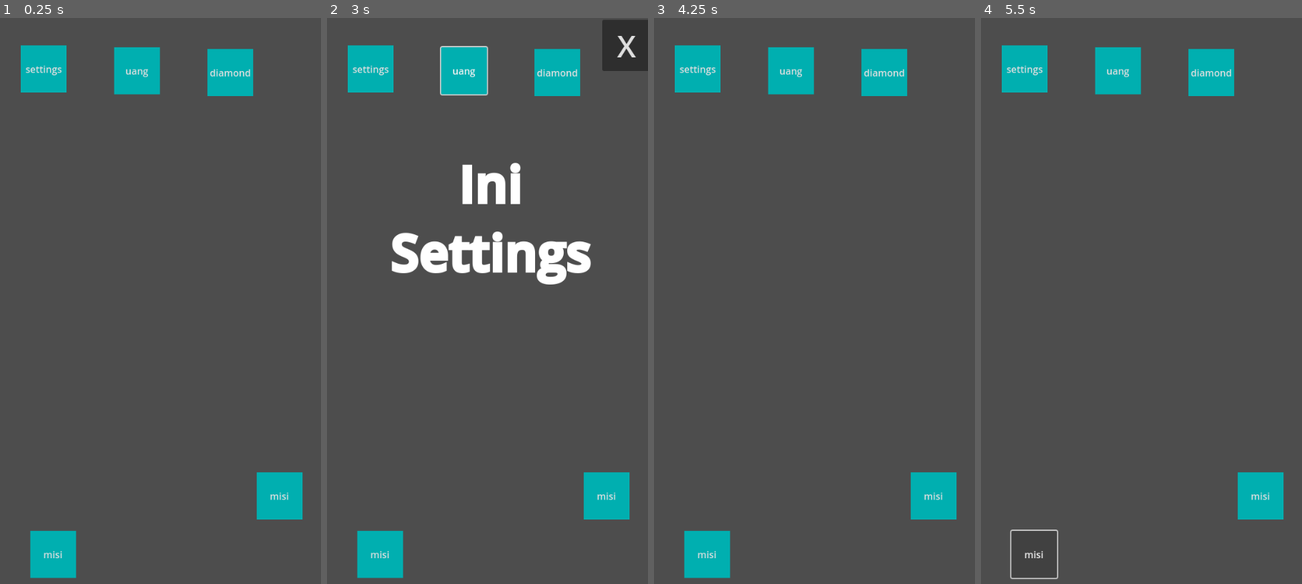
Above: before the commit, frames 1-4 (left to right).
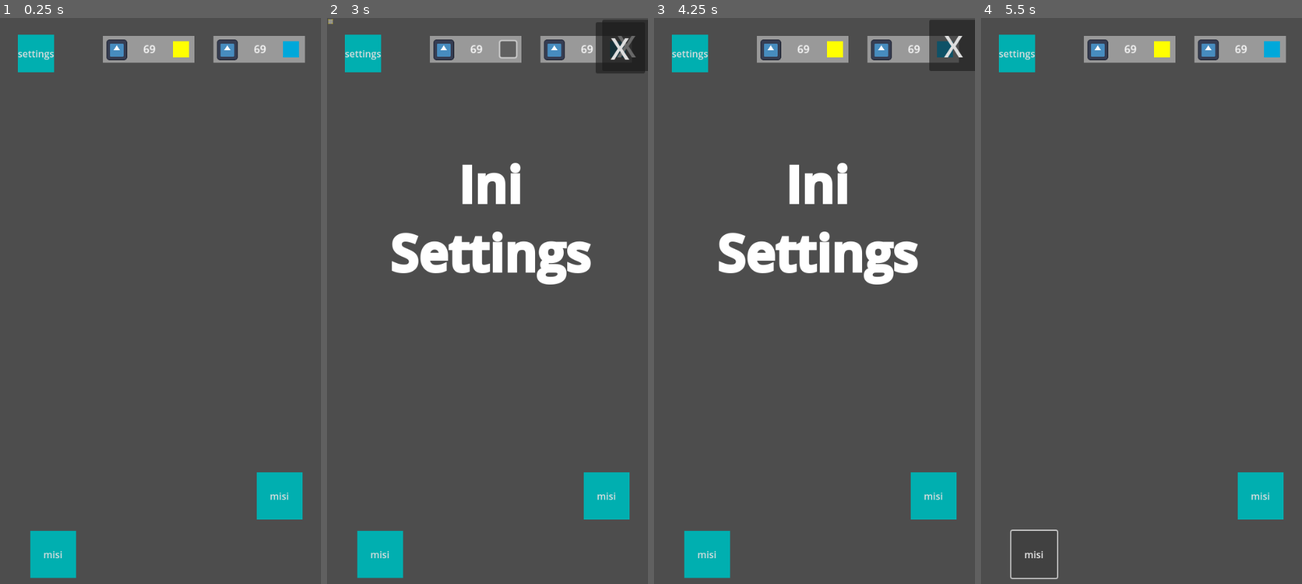
Above: after the commit, the same moments.

Repository: raihanakbr/furry-project
Game: Godot game, scene res://Scenes/Scene.tscn
Two runs of this game, one before a commit and one after it. Both use one fixed random seed, a clock stepped at 60 frames per second and the inputs below. The engine's default icon, where the game draws it, is replaced by a stand-in: a white triangle on a blue panel in a dark square.
Inputs (mouse positions are in pixels of both pictures, inside the frame that each line leads up to):
- Up to frame 1 (0.25 s): no input
- Up to frame 2 (3 s): click "settings" at 0.5 s; click (558, 74) at 1.25 s, where only the run before the commit has a clickable "diamond"; click (465, 68) at 2 s, where only the run before the commit has a clickable "uang"; click (506, 51) at 2.77 s
- Up to frame 3 (4.25 s): click (946, 51) at 3.52 s
- Up to frame 4 (5.5 s): click (1279, 46) at 4.25 s, where only the run after the commit has a clickable "X"; click "misi" at 5 s

The runs differ from the first frame. In frame 1, 5.4% of the frame differs, in the area x 5-96%, y 2-14%; in frame 2, 5.2%; in frame 3, 9.6%, in the area x 5-100%, y 0-48%; in frame 4, 5.4%.

Commit message:
nambahin store sementara

Diff:
--- /dev/null
+++ b/Scenes/UI/Store/store.gd
@@ -0,0 +1,15 @@
+extends Panel
+
+
+# Called when the node enters the scene tree for the first time.
+func _ready() -> void:
+	pass # Replace with function body.
+
+
+# Called every frame. 'delta' is the elapsed time since the previous frame.
+func _process(delta: float) -> void:
+	pass
+
+
+func _on_close_button_pressed() -> void:
+	queue_free()
--- /dev/null
+++ b/Scenes/UI/Store/store.tscn
@@ -0,0 +1,84 @@
+[gd_scene load_steps=5 format=3 uid="uid://vkj6msjgf5dg"]
+
+[ext_resource type="Script" path="res://Scenes/UI/Store/store.gd" id="1_l6ita"]
+
+[sub_resource type="StyleBoxFlat" id="StyleBoxFlat_gxv1m"]
+bg_color = Color(0.819544, 0.730449, 0.060875, 1)
+
+[sub_resource type="StyleBoxFlat" id="StyleBoxFlat_owcee"]
+bg_color = Color(8.08597e-06, 0.656977, 0.860058, 1)
+
+[sub_resource type="GDScript" id="GDScript_h7ec5"]
+script/source = "extends Button
+
+
+
+"
+
+[node name="Store" type="Panel"]
+anchors_preset = 15
+anchor_right = 1.0
+anchor_bottom = 1.0
+grow_horizontal = 2
+grow_vertical = 2
+size_flags_horizontal = 3
+size_flags_vertical = 3
+script = ExtResource("1_l6ita")
+
+[node name="ScrollContainer" type="ScrollContainer" parent="."]
+layout_mode = 1
+anchors_preset = 15
+anchor_right = 1.0
+anchor_bottom = 1.0
+grow_horizontal = 2
+grow_vertical = 2
+size_flags_horizontal = 3
+size_flags_vertical = 3
+
+[node name="VBoxContainer" type="VBoxContainer" parent="ScrollContainer"]
+layout_mode = 2
+size_flags_horizontal = 3
+size_flags_vertical = 3
+theme_override_constants/separation = 0
+
+[node name="CoinStore" type="Control" parent="ScrollContainer/VBoxContainer"]
+custom_minimum_size = Vector2(111, 1023)
+layout_mode = 2
+mouse_filter = 2
+
+[node name="Panel" type="Panel" parent="ScrollContainer/VBoxContainer/CoinStore"]
+layout_mode = 1
+anchors_preset = 15
+anchor_right = 1.0
+anchor_bottom = 1.0
+grow_horizontal = 2
+grow_vertical = 2
+mouse_filter = 2
+theme_override_styles/panel = SubResource("StyleBoxFlat_gxv1m")
+
+[node name="GemStore" type="Control" parent="ScrollContainer/VBoxContainer"]
+custom_minimum_size = Vector2(111, 1024)
+layout_mode = 2
+mouse_filter = 2
+
+[node name="Panel" type="Panel" parent="ScrollContainer/VBoxContainer/GemStore"]
+layout_mode = 1
+anchors_preset = 15
+anchor_right = 1.0
+anchor_bottom = 1.0
+grow_horizontal = 2
+grow_vertical = 2
+mouse_filter = 2
+theme_override_styles/panel = SubResource("StyleBoxFlat_owcee")
+
+[node name="CloseButton" type="Button" parent="."]
+layout_mode = 0
+offset_left = 446.0
+offset_top = 1.0
+offset_right = 529.0
+offset_bottom = 87.0
+theme_override_font_sizes/font_size = 51
+text = "X"
+script = SubResource("GDScript_h7ec5")
+
+[connection signal="pressed" from="CloseButton" to="." method="_on_close_button_pressed"]
--- a/Scenes/UI/UI.tscn
+++ b/Scenes/UI/UI.tscn
@@ -1,10 +1,19 @@
-[gd_scene load_steps=4 format=3 uid="uid://d0uqee38k3rk5"]
+[gd_scene load_steps=8 format=3 uid="uid://d0uqee38k3rk5"]
 
 [ext_resource type="Script" path="res://Scenes/UI/ui.gd" id="1_0d6d5"]
 [ext_resource type="PackedScene" uid="uid://bffewm85grktk" path="res://Scenes/UI/Settings/settings.tscn" id="2_41nwx"]
+[ext_resource type="Texture2D" uid="uid://v5nyxote7yh7" path="res://icon.svg" id="3_rruhm"]
 
 [sub_resource type="StyleBoxFlat" id="StyleBoxFlat_cc6n2"]
 bg_color = Color(0, 0.685938, 0.691531, 1)
+
+[sub_resource type="StyleBoxFlat" id="StyleBoxFlat_mgngk"]
+
+[sub_resource type="StyleBoxFlat" id="StyleBoxFlat_a7o2c"]
+bg_color = Color(1, 1, 0, 1)
+
+[sub_resource type="StyleBoxFlat" id="StyleBoxFlat_r6d5v"]
+bg_color = Color(1.15514e-05, 0.657778, 0.856083, 1)
 
 [node name="UI" type="Control"]
 layout_mode = 3
@@ -17,31 +26,12 @@
 
 [node name="SettingsButton" type="Button" parent="."]
 layout_mode = 0
-offset_left = 29.0
-offset_top = 40.0
-offset_right = 106.0
-offset_bottom = 119.0
+offset_left = 24.0
+offset_top = 22.0
+offset_right = 85.0
+offset_bottom = 85.0
 theme_override_styles/normal = SubResource("StyleBoxFlat_cc6n2")
 text = "settings"
-
-[node name="Button2" type="Button" parent="."]
-layout_mode = 0
-offset_left = 343.0
-offset_top = 46.0
-offset_right = 420.0
-offset_bottom = 125.0
-theme_override_styles/normal = SubResource("StyleBoxFlat_cc6n2")
-text = "diamond
-"
-
-[node name="Button3" type="Button" parent="."]
-layout_mode = 0
-offset_left = 186.0
-offset_top = 43.0
-offset_right = 263.0
-offset_bottom = 122.0
-theme_override_styles/normal = SubResource("StyleBoxFlat_cc6n2")
-text = "uang"
 
 [node name="Button4" type="Button" parent="."]
 layout_mode = 0
@@ -65,4 +55,106 @@
 visible = false
 layout_mode = 1
 
+[node name="PanelCoin" type="Panel" parent="."]
+layout_mode = 2
+offset_left = 167.0
+offset_top = 24.0
+offset_right = 305.0
+offset_bottom = 64.0
+scale = Vector2(1.11624, 1.11624)
+theme_override_styles/panel = SubResource("StyleBoxFlat_mgngk")
+
+[node name="VBoxContainer" type="VBoxContainer" parent="PanelCoin"]
+layout_mode = 1
+anchors_preset = -1
+anchor_left = 0.342
+anchor_right = 0.746
+anchor_bottom = 1.0
+offset_left = -9.196
+offset_top = 2.0
+offset_right = 2.05199
+offset_bottom = -2.0
+grow_horizontal = 2
+grow_vertical = 2
+alignment = 1
+
+[node name="RichTextLabel" type="RichTextLabel" parent="PanelCoin/VBoxContainer"]
+layout_mode = 2
+bbcode_enabled = true
+text = "[center]69[/center]"
+fit_content = true
+
+[node name="CoinStoreButton" type="Button" parent="PanelCoin"]
+layout_mode = 1
+anchors_preset = 6
+anchor_left = 1.0
+anchor_top = 0.5
+anchor_right = 1.0
+anchor_bottom = 0.5
+offset_left = -32.0
+offset_top = -12.0
+offset_right = -8.0
+offset_bottom = 12.0
+grow_horizontal = 0
+grow_vertical = 2
+theme_override_styles/normal = SubResource("StyleBoxFlat_a7o2c")
+
+[node name="Icon" type="Sprite2D" parent="PanelCoin"]
+position = Vector2(21, 21)
+scale = Vector2(0.240234, 0.240234)
+texture = ExtResource("3_rruhm")
+
+[node name="PanelGems" type="Panel" parent="."]
+layout_mode = 0
+offset_left = 353.0
+offset_top = 24.0
+offset_right = 491.0
+offset_bottom = 64.0
+scale = Vector2(1.116, 1.116)
+theme_override_styles/panel = SubResource("StyleBoxFlat_mgngk")
+
+[node name="VBoxContainer" type="VBoxContainer" parent="PanelGems"]
+layout_mode = 1
+anchors_preset = -1
+anchor_left = 0.342
+anchor_right = 0.746
+anchor_bottom = 1.0
+offset_left = -9.196
+offset_top = 2.0
+offset_right = 2.05199
+offset_bottom = -2.0
+grow_horizontal = 2
+grow_vertical = 2
+alignment = 1
+
+[node name="RichTextLabel" type="RichTextLabel" parent="PanelGems/VBoxContainer"]
+layout_mode = 2
+bbcode_enabled = true
+text = "[center]69[/center]"
+fit_content = true
+
+[node name="GemStoreButton" type="Button" parent="PanelGems"]
+layout_mode = 1
+anchors_preset = 6
+anchor_left = 1.0
+anchor_top = 0.5
+anchor_right = 1.0
+anchor_bottom = 0.5
+offset_left = -33.0
+offset_top = -12.0
+offset_right = -9.0
+offset_bottom = 12.0
+grow_horizontal = 0
+grow_vertical = 2
+theme_override_styles/normal = SubResource("StyleBoxFlat_r6d5v")
+
+[node name="Icon" type="Sprite2D" parent="PanelGems"]
+position = Vector2(21, 21)
+scale = Vector2(0.240234, 0.240234)
+texture = ExtResource("3_rruhm")
+
 [connection signal="pressed" from="SettingsButton" to="." method="_on_settings_button_pressed"]
+[connection signal="pressed" from="PanelCoin/CoinStoreButton" to="." method="_on_coin_store_button_pressed"]
+[connection signal="pressed" from="PanelCoin/CoinStoreButton" to="." method="_on_button_pressed"]
+[connection signal="pressed" from="PanelGems/GemStoreButton" to="." method="_on_gem_store_button_pressed"]
+[connection signal="pressed" from="PanelGems/GemStoreButton" to="." method="_on_button_pressed"]
--- a/Scenes/UI/ui.gd
+++ b/Scenes/UI/ui.gd
@@ -1,17 +1,21 @@
 extends Control
 
 
-# Called when the node enters the scene tree for the first time.
-func _ready() -> void:
-	pass # Replace with function body.
-
-
-# Called every frame. 'delta' is the elapsed time since the previous frame.
-func _process(delta: float) -> void:
+func _ready():
 	pass
 
+func _on_settings_button_pressed() -> void:
+	var settings_scene = preload("res://Scenes/UI/Settings/settings.tscn").instantiate()
+	add_child(settings_scene)
 
-func _on_settings_button_pressed() -> void:
-	var settings_scene = preload("res://Scenes/UI/Settings/settings.tscn")
-	var instance = settings_scene.instantiate()
-	add_child(instance)
+func _on_coin_store_button_pressed() -> void:
+	var store_scene = preload("res://Scenes/UI/Store/store.tscn").instantiate()
+	var scroll_container = store_scene.get_node("ScrollContainer")
+	add_child(store_scene)
+	scroll_container.scroll_vertical = 0
+
+func _on_gem_store_button_pressed() -> void:
+	var store_scene = preload("res://Scenes/UI/Store/store.tscn").instantiate()
+	var scroll_container = store_scene.get_node("ScrollContainer")
+	add_child(store_scene)
+	scroll_container.scroll_vertical = scroll_container.get_v_scroll_bar().max_value
--- a/project.godot
+++ b/project.godot
@@ -20,6 +20,10 @@
 window/size/viewport_width=540
 window/size/viewport_height=960
 
+[input_devices]
+
+pointing/emulate_touch_from_mouse=true
+
 [rendering]
 
 renderer/rendering_method="mobile"
